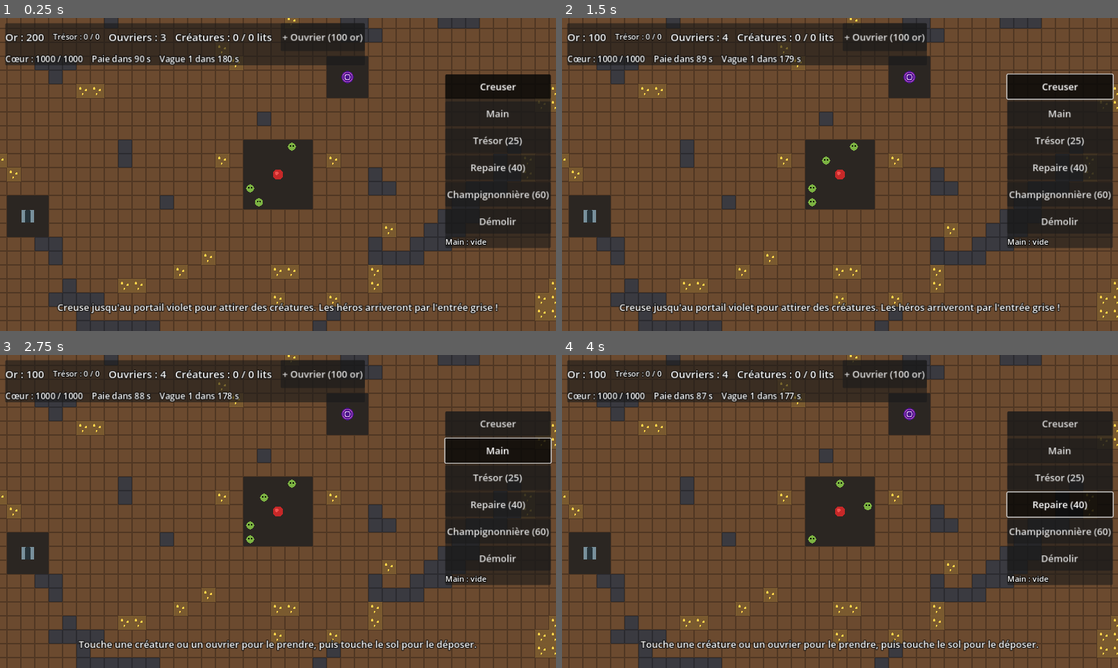
Above: before the commit, frames 1-4 (two rows, left to right).
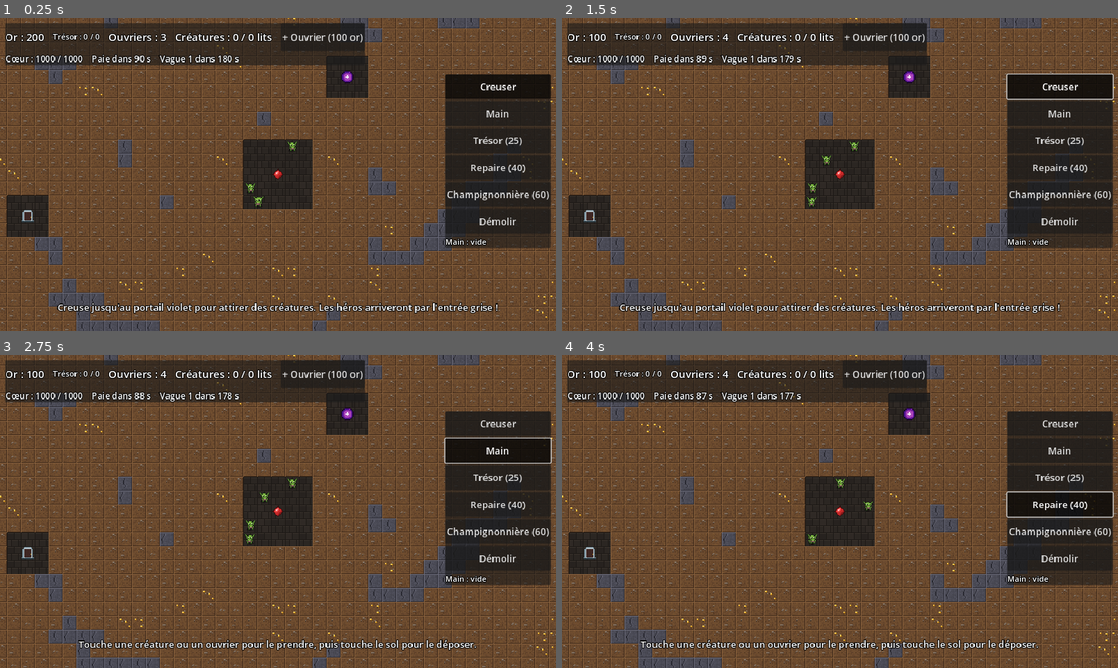
Above: after the commit, the same moments.

Repository: Malinouxi/Android
Game: Godot game, scene res://scenes/main.tscn
Same seed, same stepped clock (60 frames per second), same inputs: the game is played once before the commit and once after it.
Inputs:
- Up to frame 1 (0.25 s): no input
- Up to frame 2 (1.5 s): click "+ Ouvrier (100 or)" at 0.5 s; click "Creuser" at 1.25 s
- Up to frame 3 (2.75 s): click "Main" at 2 s
- Up to frame 4 (4 s): click "Trésor (25)" at 2.75 s; click "Repaire (40)" at 3.5 s

The runs differ from the first frame. In frame 1, 14% of the frame differs, in the area x 0-100%, y 0-100%; in frame 2, 14%; in frame 3, 14%; in frame 4, 14%.

Commit message:
Étape 6 : graphismes en pixel art
- tools/generate_art.py dessine tuiles, décor et personnages (16x16)
- scripts/art.gd charge toutes les images
- Carte et unités dessinées avec des textures, variantes de tuiles
- Animation de marche, effet miroir selon la direction, ombres
- Filtre « nearest » pour un pixel art net

Co-Authored-By: Claude Opus 5.5 <noreply@anthropic.com>
Claude-Session: https://claude.ai/code/session_014UMgZZe9Y6JFUoHq8hPeW2

Diff:
--- a/project.godot
+++ b/project.godot
@@ -29,4 +29,6 @@
 ; téléphones Android et évite les soucis de pilotes Vulkan sur PC.
 renderer/rendering_method="gl_compatibility"
 renderer/rendering_method.mobile="gl_compatibility"
+; Pixel art : on agrandit les images sans les flouter.
+textures/canvas_textures/default_texture_filter=0
 textures/vram_compression/import_etc2_astc=true
--- /dev/null
+++ b/scripts/art.gd
@@ -0,0 +1,65 @@
+class_name Art
+## Toutes les images du jeu, chargées une seule fois.
+##
+## preload() charge l'image dès que le jeu démarre. Les images viennent du
+## dossier assets/ : elles sont générées par tools/generate_art.py, mais tu peux
+## remplacer n'importe quel PNG par ton propre dessin (16 x 16 pixels).
+## Elles sont affichées 2 fois plus grandes (une case = 32 pixels à l'écran).
+
+# --- Tuiles (plusieurs variantes, pour que le sol ne soit pas trop répétitif) ---
+const EARTH := [
+	preload("res://assets/tiles/earth_0.png"),
+	preload("res://assets/tiles/earth_1.png"),
+	preload("res://assets/tiles/earth_2.png"),
+]
+const GOLD := [
+	preload("res://assets/tiles/gold_0.png"),
+	preload("res://assets/tiles/gold_1.png"),
+]
+const ROCK := [
+	preload("res://assets/tiles/rock_0.png"),
+	preload("res://assets/tiles/rock_1.png"),
+]
+const FLOOR := [
+	preload("res://assets/tiles/floor_0.png"),
+	preload("res://assets/tiles/floor_1.png"),
+	preload("res://assets/tiles/floor_2.png"),
+]
+const ROOM_FLOORS := {
+	Rooms.Type.TREASURY: preload("res://assets/tiles/room_treasury.png"),
+	Rooms.Type.LAIR: preload("res://assets/tiles/room_lair.png"),
+	Rooms.Type.FARM: preload("res://assets/tiles/room_farm.png"),
+}
+
+# --- Objets et décor ---
+const HEART := preload("res://assets/props/heart.png")
+const PORTAL := preload("res://assets/props/portal.png")
+const ENTRANCE := preload("res://assets/props/entrance.png")
+const BED := preload("res://assets/props/bed.png")
+const MUSHROOM := preload("res://assets/props/mushroom.png")
+## Tas d'or du trésor, de 1 à 5 pièces.
+const GOLD_PILES := [
+	preload("res://assets/props/gold_pile_1.png"),
+	preload("res://assets/props/gold_pile_2.png"),
+	preload("res://assets/props/gold_pile_3.png"),
+	preload("res://assets/props/gold_pile_4.png"),
+	preload("res://assets/props/gold_pile_5.png"),
+]
+
+# --- Personnages : 2 images chacun pour l'animation de marche ---
+const UNITS := {
+	"worker": [preload("res://assets/units/worker_0.png"), preload("res://assets/units/worker_1.png")],
+	"kobold": [preload("res://assets/units/kobold_0.png"), preload("res://assets/units/kobold_1.png")],
+	"orc": [preload("res://assets/units/orc_0.png"), preload("res://assets/units/orc_1.png")],
+	"warlock": [preload("res://assets/units/warlock_0.png"), preload("res://assets/units/warlock_1.png")],
+	"adventurer": [preload("res://assets/units/adventurer_0.png"), preload("res://assets/units/adventurer_1.png")],
+	"thief": [preload("res://assets/units/thief_0.png"), preload("res://assets/units/thief_1.png")],
+	"knight": [preload("res://assets/units/knight_0.png"), preload("res://assets/units/knight_1.png")],
+}
+
+
+## Choisit une variante « au hasard » mais toujours la même pour une case donnée
+## (sinon le sol changerait à chaque redessin !).
+static func pick(variants: Array, cell: Vector2i) -> Texture2D:
+	var hash_value := absi(cell.x * 73856093 ^ cell.y * 19349663)
+	return variants[hash_value % variants.size()]
--- a/scripts/creature.gd
+++ b/scripts/creature.gd
@@ -245,14 +245,13 @@
 
 func _draw() -> void:
 	var info := Creatures.info(type)
-	var radius: float = info["size"]
-	draw_circle(Vector2.ZERO, radius, info["color"])
-	draw_circle(Vector2(-radius * 0.35, -radius * 0.2), 1.8, Color.BLACK)
-	draw_circle(Vector2(radius * 0.35, -radius * 0.2), 1.8, Color.BLACK)
+	var sprite_scale: float = info["size"] / 8.0 # Taille 8 = image normale (32 pixels).
+	draw_sprite(Art.UNITS[info["sprite"]], sprite_scale)
+	var radius := 14.0 * sprite_scale
 
 	# Barre d'humeur au-dessus de la tête : verte = contente, rouge = furieuse.
 	var bar_width := 18.0
-	var bar_y := -radius - 7.0
+	var bar_y := -radius - 6.0
 	draw_rect(Rect2(-bar_width / 2, bar_y, bar_width, 3), Color(0, 0, 0, 0.6))
 	draw_rect(Rect2(-bar_width / 2, bar_y, bar_width * happiness / 100.0, 3),
 			Color.RED.lerp(Color.GREEN, happiness / 100.0))
--- a/scripts/creatures.gd
+++ b/scripts/creatures.gd
@@ -10,18 +10,18 @@
 ## "hp", "damage", "range" (pixels), "attack_interval" (secondes) : le combat.
 const INFO := {
 	Type.KOBOLD: {
-		"name": "Kobold", "color": Color("ff9800"), "size": 7.0, "speed": 105.0,
+		"name": "Kobold", "sprite": "kobold", "color": Color("ff9800"), "size": 7.0, "speed": 105.0,
 		"salary": 15, "requires": {Rooms.Type.LAIR: 1},
 		"hp": 60.0, "damage": 6.0, "range": 26.0, "attack_interval": 0.8,
 	},
 	Type.ORC: {
-		"name": "Orque", "color": Color("4e7d2a"), "size": 10.0, "speed": 75.0,
+		"name": "Orque", "sprite": "orc", "color": Color("4e7d2a"), "size": 10.0, "speed": 75.0,
 		"salary": 40, "requires": {Rooms.Type.LAIR: 4, Rooms.Type.FARM: 4},
 		"hp": 160.0, "damage": 14.0, "range": 28.0, "attack_interval": 1.1,
 	},
 	Type.WARLOCK: {
 		# Le Sorcier attaque à distance : sa portée fait 3 cases.
-		"name": "Sorcier", "color": Color("8e6bd6"), "size": 8.0, "speed": 85.0,
+		"name": "Sorcier", "sprite": "warlock", "color": Color("8e6bd6"), "size": 8.0, "speed": 85.0,
 		"salary": 70, "requires": {Rooms.Type.LAIR: 6, Rooms.Type.TREASURY: 9},
 		"hp": 80.0, "damage": 18.0, "range": 96.0, "attack_interval": 1.4,
 	},
--- a/scripts/dungeon_map.gd
+++ b/scripts/dungeon_map.gd
@@ -41,22 +41,12 @@
 ## Les 4 directions voisines (pas de diagonale, c'est plus simple).
 const DIRECTIONS: Array[Vector2i] = [Vector2i.UP, Vector2i.DOWN, Vector2i.LEFT, Vector2i.RIGHT]
 
-const COLORS := {
-	Tile.EARTH: Color("6b4a2f"),
-	Tile.GOLD: Color("7a5a2f"),
-	Tile.ROCK: Color("3a3a40"),
-	Tile.FLOOR: Color("2b2622"),
-	Tile.HEART: Color("2b2622"),
-	Tile.PORTAL: Color("2b2622"),
-	Tile.ENTRANCE: Color("2b2622"),
-}
 ## Pour les héros, traverser de la terre « coûte » autant que marcher 6 cases :
 ## ils préfèrent les couloirs existants, mais creusent s'il le faut.
 const HERO_DIG_WEIGHT := 6.0
 const HEART_MAX_HP := 1000.0
 
 const MARK_COLOR := Color("ffd54a")
-const GOLD_COLOR := Color("ffd54a")
 
 ## Le type de chaque case. On range la grille 2D dans un tableau 1D :
 ## la case (x, y) est à l'indice y * WIDTH + x.
@@ -605,6 +595,7 @@
 # ---------------------------------------------------------------------------
 
 ## Godot appelle _draw() quand on demande queue_redraw().
+## Chaque case est une petite image 16 x 16 (voir art.gd) affichée en 32 x 32.
 func _draw() -> void:
 	var size := Vector2(TILE_SIZE, TILE_SIZE)
 	for y in HEIGHT:
@@ -612,40 +603,27 @@
 			var cell := Vector2i(x, y)
 			var rect := Rect2(Vector2(cell * TILE_SIZE), size)
 			var tile := get_tile(cell)
-			draw_rect(rect, COLORS[tile])
 
 			match tile:
+				Tile.EARTH:
+					draw_texture_rect(Art.pick(Art.EARTH, cell), rect, false)
 				Tile.GOLD:
-					# Quelques pépites jaunes.
-					draw_circle(rect.position + Vector2(9, 10), 3.0, GOLD_COLOR)
-					draw_circle(rect.position + Vector2(22, 14), 2.5, GOLD_COLOR)
-					draw_circle(rect.position + Vector2(14, 23), 2.0, GOLD_COLOR)
-				Tile.HEART:
-					draw_circle(rect.get_center(), 12.0, Color("c62828"))
-					draw_circle(rect.get_center() - Vector2(3, 3), 4.0, Color("ef5350"))
-					if heart_hp < HEART_MAX_HP:
-						var bar := Rect2(rect.position + Vector2(0, -8), Vector2(TILE_SIZE, 5))
-						draw_rect(bar, Color(0, 0, 0, 0.7))
-						bar.size.x *= heart_hp / HEART_MAX_HP
-						draw_rect(bar, Color("e53935"))
-				Tile.ENTRANCE:
-					# Une porte de pierre grise.
-					draw_rect(rect.grow(-2), Color("78909c"))
-					draw_rect(Rect2(rect.position + Vector2(9, 8), Vector2(14, 22)), Color("263238"))
-					draw_circle(rect.position + Vector2(16, 8), 7.0, Color("263238"))
-				Tile.PORTAL:
-					# Des anneaux violets : un tourbillon magique.
-					draw_circle(rect.get_center(), 14.0, Color("4a148c"))
-					draw_arc(rect.get_center(), 11.0, 0.0, TAU, 24, Color("ab47bc"), 2.0)
-					draw_arc(rect.get_center(), 6.0, 0.0, TAU, 16, Color("e1bee7"), 2.0)
-				Tile.FLOOR:
+					draw_texture_rect(Art.pick(Art.GOLD, cell), rect, false)
+				Tile.ROCK:
+					draw_texture_rect(Art.pick(Art.ROCK, cell), rect, false)
+				_:
+					# Sol, cœur, portail ou entrée : d'abord le sol en dessous...
 					if rooms.has(cell):
 						_draw_room_tile(cell, rect)
 					else:
-						draw_rect(rect, Color(1, 1, 1, 0.04), false, 1.0)
-				_:
-					# Petit relief pour distinguer les blocs.
-					draw_rect(rect.grow(-1), Color(0, 0, 0, 0.25), false, 1.0)
+						draw_texture_rect(Art.pick(Art.FLOOR, cell), rect, false)
+					# ... puis l'objet par-dessus.
+					if tile == Tile.HEART:
+						_draw_heart(rect)
+					elif tile == Tile.PORTAL:
+						draw_texture_rect(Art.PORTAL, rect, false)
+					elif tile == Tile.ENTRANCE:
+						draw_texture_rect(Art.ENTRANCE, rect, false)
 
 			# Plus la case a pris de coups, plus elle s'assombrit.
 			if damage.has(cell) and DIG_HITS.has(tile):
@@ -657,13 +635,21 @@
 				draw_rect(rect.grow(-2), MARK_COLOR, false, 2.0)
 
 
+func _draw_heart(rect: Rect2) -> void:
+	draw_texture_rect(Art.HEART, rect, false)
+	if heart_hp < HEART_MAX_HP:
+		var bar := Rect2(rect.position + Vector2(0, -8), Vector2(TILE_SIZE, 5))
+		draw_rect(bar, Color(0, 0, 0, 0.7))
+		bar.size.x *= heart_hp / HEART_MAX_HP
+		draw_rect(bar, Color("e53935"))
+
+
 func _draw_room_tile(cell: Vector2i, rect: Rect2) -> void:
 	var type := get_room(cell)
-	var room_color := Rooms.color(type)
-	draw_rect(rect, room_color)
+	draw_texture_rect(Art.ROOM_FLOORS[type], rect, false)
 
 	# Un bord clair seulement là où la salle s'arrête : on voit sa forme.
-	var edge_color := room_color.lightened(0.35)
+	var edge_color := Rooms.color(type).lightened(0.35)
 	var corners := [rect.position, rect.position + Vector2(rect.size.x, 0),
 			rect.end, rect.position + Vector2(0, rect.size.y)]
 	if get_room(cell + Vector2i.UP) != type:
@@ -675,22 +661,16 @@
 	if get_room(cell + Vector2i.LEFT) != type:
 		draw_line(corners[3], corners[0], edge_color, 2.0)
 
-	var center := rect.get_center()
 	match type:
 		Rooms.Type.TREASURY:
 			# Un tas d'or qui grossit avec la quantité stockée (0 à 5 pièces).
 			var coins := ceili(5.0 * stored_gold.get(cell, 0) / Rooms.TREASURY_CAPACITY)
-			var offsets := [Vector2(0, 4), Vector2(-6, 6), Vector2(6, 6), Vector2(-3, -1), Vector2(3, -1)]
-			for i in coins:
-				draw_circle(center + offsets[i], 4.0, GOLD_COLOR)
+			if coins > 0:
+				draw_texture_rect(Art.GOLD_PILES[mini(coins, 5) - 1], rect, false)
 		Rooms.Type.LAIR:
-			# Un petit lit de paille.
-			draw_rect(Rect2(center - Vector2(9, 6), Vector2(18, 12)), Color("a1887f"))
-			draw_rect(Rect2(center - Vector2(9, 6), Vector2(6, 12)), Color("d7ccc8"))
+			draw_texture_rect(Art.BED, rect, false)
 		Rooms.Type.FARM:
-			# Un champignon dessiné par unité de nourriture.
-			var spots := [Vector2(-7, 4), Vector2(6, 6), Vector2(0, -5)]
+			# Un champignon (8 x 8 pixels, affiché en 16 x 16) par unité de nourriture.
+			var spots := [Vector2(1, 14), Vector2(15, 15), Vector2(8, 2)]
 			for i in food.get(cell, 0):
-				var base: Vector2 = center + spots[i]
-				draw_rect(Rect2(base - Vector2(1.5, 0), Vector2(3, 5)), Color("efebe9"))
-				draw_circle(base, 4.0, Color("e57373"))
+				draw_texture_rect(Art.MUSHROOM, Rect2(rect.position + spots[i], Vector2(16, 16)), false)
--- a/scripts/hero.gd
+++ b/scripts/hero.gd
@@ -10,7 +10,6 @@
 
 const AGGRO_RADIUS := 128.0  ## Distance (pixels) à laquelle il repère un ennemi.
 const DIG_INTERVAL := 0.6    ## Secondes entre deux coups de pioche.
-const OUTLINE_COLOR := Color("0d47a1")
 
 var type: int
 
@@ -102,11 +101,7 @@
 
 func _draw() -> void:
 	var info := Heroes.info(type)
-	var radius: float = info["size"]
-	# Un contour bleu foncé : on reconnaît tout de suite l'ennemi.
-	draw_circle(Vector2.ZERO, radius + 2.0, OUTLINE_COLOR)
-	draw_circle(Vector2.ZERO, radius, info["color"])
-	draw_circle(Vector2(-radius * 0.35, -radius * 0.2), 1.6, Color.BLACK)
-	draw_circle(Vector2(radius * 0.35, -radius * 0.2), 1.6, Color.BLACK)
+	var sprite_scale: float = info["size"] / 8.0
+	draw_sprite(Art.UNITS[info["sprite"]], sprite_scale)
 	draw_strike()
-	draw_health_bar(-radius - 8.0)
+	draw_health_bar(-16.0 * sprite_scale - 6.0)
--- a/scripts/heroes.gd
+++ b/scripts/heroes.gd
@@ -8,17 +8,17 @@
 ## "first_wave" : numéro de la première vague où il peut apparaître.
 const INFO := {
 	Type.ADVENTURER: {
-		"name": "Aventurier", "color": Color("42a5f5"), "size": 8.0, "speed": 70.0,
+		"name": "Aventurier", "sprite": "adventurer", "color": Color("42a5f5"), "size": 8.0, "speed": 70.0,
 		"hp": 90.0, "damage": 8.0, "range": 26.0, "attack_interval": 1.0,
 		"reward": 40, "first_wave": 1,
 	},
 	Type.THIEF: {
-		"name": "Voleuse", "color": Color("80deea"), "size": 7.0, "speed": 105.0,
+		"name": "Voleuse", "sprite": "thief", "color": Color("80deea"), "size": 7.0, "speed": 105.0,
 		"hp": 50.0, "damage": 6.0, "range": 26.0, "attack_interval": 0.7,
 		"reward": 30, "first_wave": 2,
 	},
 	Type.KNIGHT: {
-		"name": "Chevalier", "color": Color("eceff1"), "size": 10.0, "speed": 55.0,
+		"name": "Chevalier", "sprite": "knight", "color": Color("eceff1"), "size": 10.0, "speed": 55.0,
 		"hp": 220.0, "damage": 14.0, "range": 28.0, "attack_interval": 1.3,
 		"reward": 80, "first_wave": 4,
 	},
--- a/scripts/unit.gd
+++ b/scripts/unit.gd
@@ -33,6 +33,8 @@
 var _chase_cell := Vector2i(-1, -1)
 var _strike_timer := 0.0
 var _strike_offset := Vector2.ZERO
+## Regarde vers la gauche (l'image est alors retournée en miroir).
+var _facing_left := false
 
 
 ## Quand l'unité entre dans la scène, on la range dans un « groupe » selon son camp.
@@ -82,6 +84,10 @@
 	if path.is_empty():
 		return true
 	var next_position := map.cell_to_world(path[0])
+	if next_position.x < position.x - 0.5:
+		_facing_left = true
+	elif next_position.x > position.x + 0.5:
+		_facing_left = false
 	position = position.move_toward(next_position, speed * delta)
 	if position == next_position:
 		path.remove_at(0)
@@ -213,6 +219,26 @@
 # Affichage (utilisé par les _draw() des classes filles)
 # ---------------------------------------------------------------------------
 
+## Dessine le personnage : une ombre au sol, puis l'image (32 x 32 à l'échelle 1).
+## frames = les images d'animation (voir Art.UNITS). On alterne entre elles
+## quand l'unité marche, et on retourne l'image quand elle va vers la gauche.
+func draw_sprite(frames: Array, sprite_scale := 1.0) -> void:
+	var frame: Texture2D = frames[0]
+	if not path.is_empty():
+		frame = frames[int(Time.get_ticks_msec() / 150.0) % frames.size()]
+
+	# L'ombre : un cercle aplati. Bleue sous les héros, pour les repérer d'un coup d'œil.
+	var shadow := Color(0.2, 0.45, 1.0, 0.6) if team == Team.HEROES else Color(0, 0, 0, 0.35)
+	draw_set_transform(Vector2(0, 11 * sprite_scale), 0.0, Vector2(1.0, 0.35))
+	draw_circle(Vector2.ZERO, 10.0 * sprite_scale, shadow)
+
+	# draw_set_transform avec une échelle de -1 en x = effet miroir.
+	draw_set_transform(Vector2.ZERO, 0.0, Vector2(-1.0 if _facing_left else 1.0, 1.0))
+	var size := Vector2(32, 32) * sprite_scale
+	draw_texture_rect(frame, Rect2(-size / 2 - Vector2(0, 2), size), false)
+	draw_set_transform(Vector2.ZERO, 0.0, Vector2.ONE)
+
+
 ## Barre de vie rouge, affichée seulement si l'unité est blessée.
 func draw_health_bar(y: float) -> void:
 	if hp >= max_hp:
--- a/scripts/worker.gd
+++ b/scripts/worker.gd
@@ -18,7 +18,6 @@
 
 const DIG_INTERVAL := 0.45   ## Secondes entre deux coups de pioche.
 const CARRY_CAPACITY := 120  ## Or qu'un ouvrier peut porter dans ses poches.
-const BODY_COLOR := Color("7cb342")
 
 var state: State = State.IDLE
 ## Travail en cours, ou {} s'il n'en a pas.
@@ -165,14 +164,11 @@
 
 
 func _draw() -> void:
-	# Le corps et les yeux.
-	draw_circle(Vector2.ZERO, 9.0, BODY_COLOR)
-	draw_circle(Vector2(-3, -2), 1.8, Color.BLACK)
-	draw_circle(Vector2(3, -2), 1.8, Color.BLACK)
+	draw_sprite(Art.UNITS["worker"], 0.85)
 	# Un petit sac doré quand il transporte de l'or.
 	if carried_gold > 0:
-		draw_circle(Vector2(7, 6), 4.5, Color("ffd54a"))
-		draw_arc(Vector2(7, 6), 4.5, 0.0, TAU, 12, Color("8d6e00"), 1.0)
+		draw_circle(Vector2(8, 6), 4.0, Color("ffd54a"))
+		draw_arc(Vector2(8, 6), 4.0, 0.0, TAU, 12, Color("8d6e00"), 1.0)
 	# Pendant qu'il creuse : une pioche qui se balance vers la case visée.
 	if state == State.DIGGING and not job.is_empty():
 		var direction := map.cell_to_world(job["target"]) - position
@@ -181,4 +177,4 @@
 		draw_line(Vector2.ZERO, tip, Color("8d6e63"), 3.0)
 		draw_line(tip - tip.orthogonal().normalized() * 5.0,
 				tip + tip.orthogonal().normalized() * 5.0, Color("cfd8dc"), 3.0)
-	draw_health_bar(-15.0)
+	draw_health_bar(-19.0)
Binary file added: assets/props/bed.png
Binary file added: assets/props/entrance.png
Binary file added: assets/props/gold_pile_1.png
Binary file added: assets/props/gold_pile_2.png
Binary file added: assets/props/gold_pile_3.png
Binary file added: assets/props/gold_pile_4.png
Binary file added: assets/props/gold_pile_5.png
Binary file added: assets/props/heart.png
Binary file added: assets/props/mushroom.png
Binary file added: assets/props/portal.png
Binary file added: assets/tiles/earth_0.png
Binary file added: assets/tiles/earth_1.png
(and 25 more such lines)
